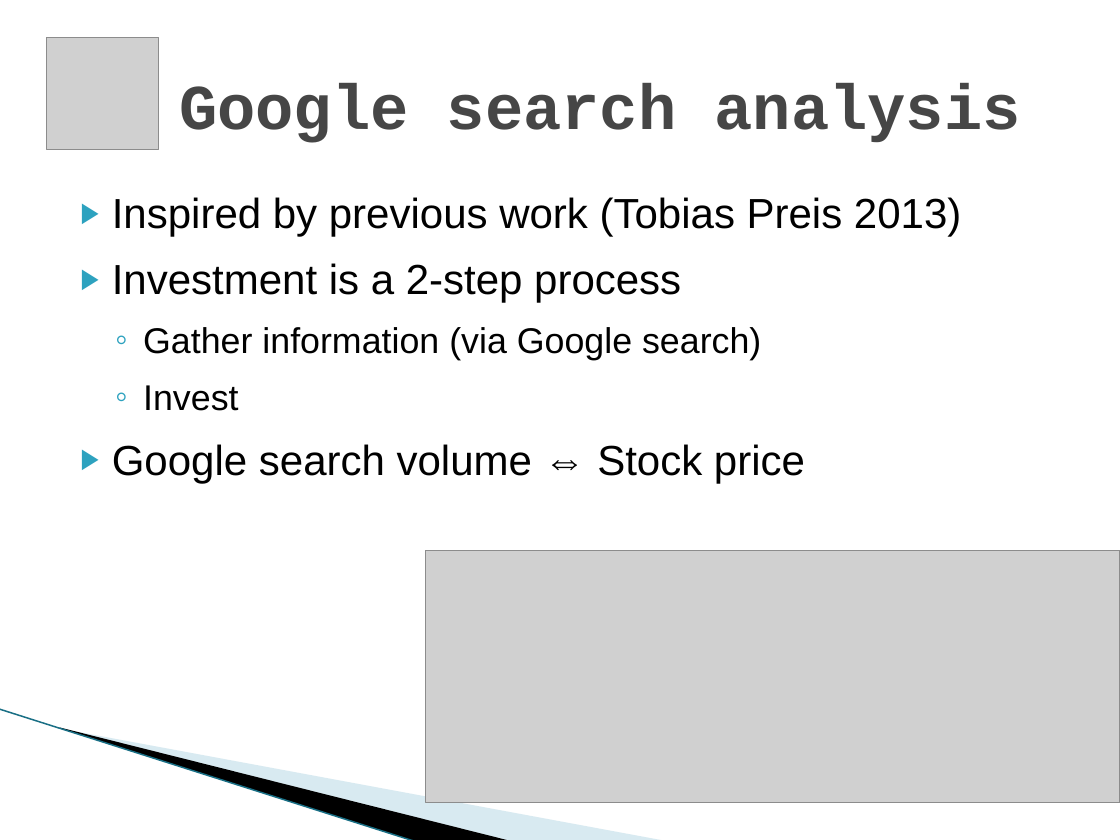
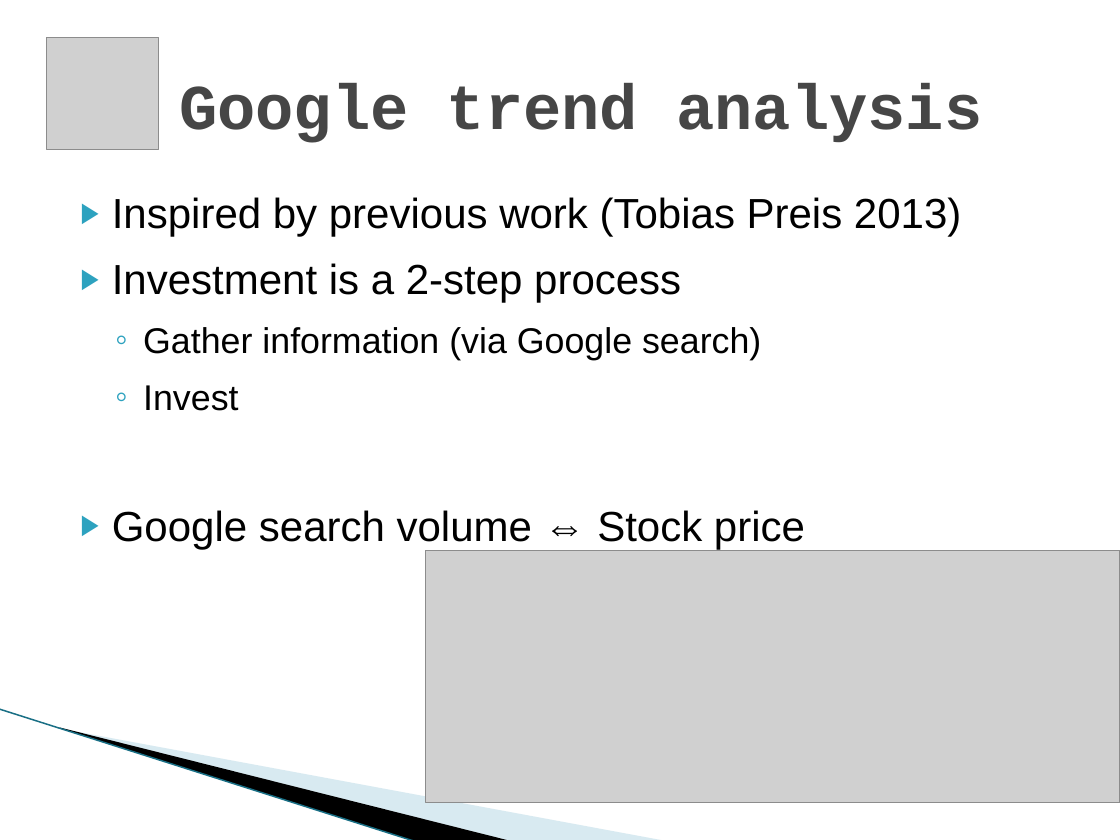
Before and after one commit to yyl/btc-price-analysis, a slide deck: slide 15 of DM_Project.pptx. Drawn at 1120x840 pixels with LibreOffice and Linux fonts; fonts in the diff are those of the drawing; grey boxes stand for pictures; background and template pictures are left out. Boxes give left, top, right and bottom in pixels: in the first picture for what was removed or moved away, otherwise in the second. Text is boxed around its words. In the diff, an @@ line names an element or a change of style, - is before the commit and + after.

```diff
--- a/DM_Project.pptx
+++ b/DM_Project.pptx
@@ title at [179, 83, 982, 143]: text changed @@
-Google search analysis
+Google trend analysis
@@ text "Inspired by previous work (Tobias ..." rewrapped from [112, 197, 961, 484] to [112, 197, 961, 550] @@
```
Also in this commit, not shown: 7 other slides changed.
